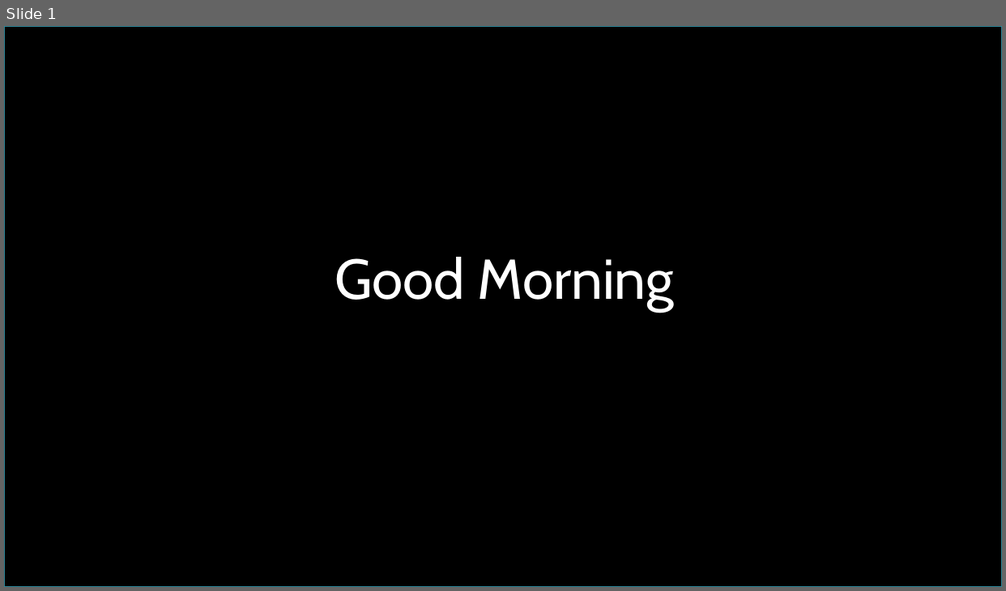
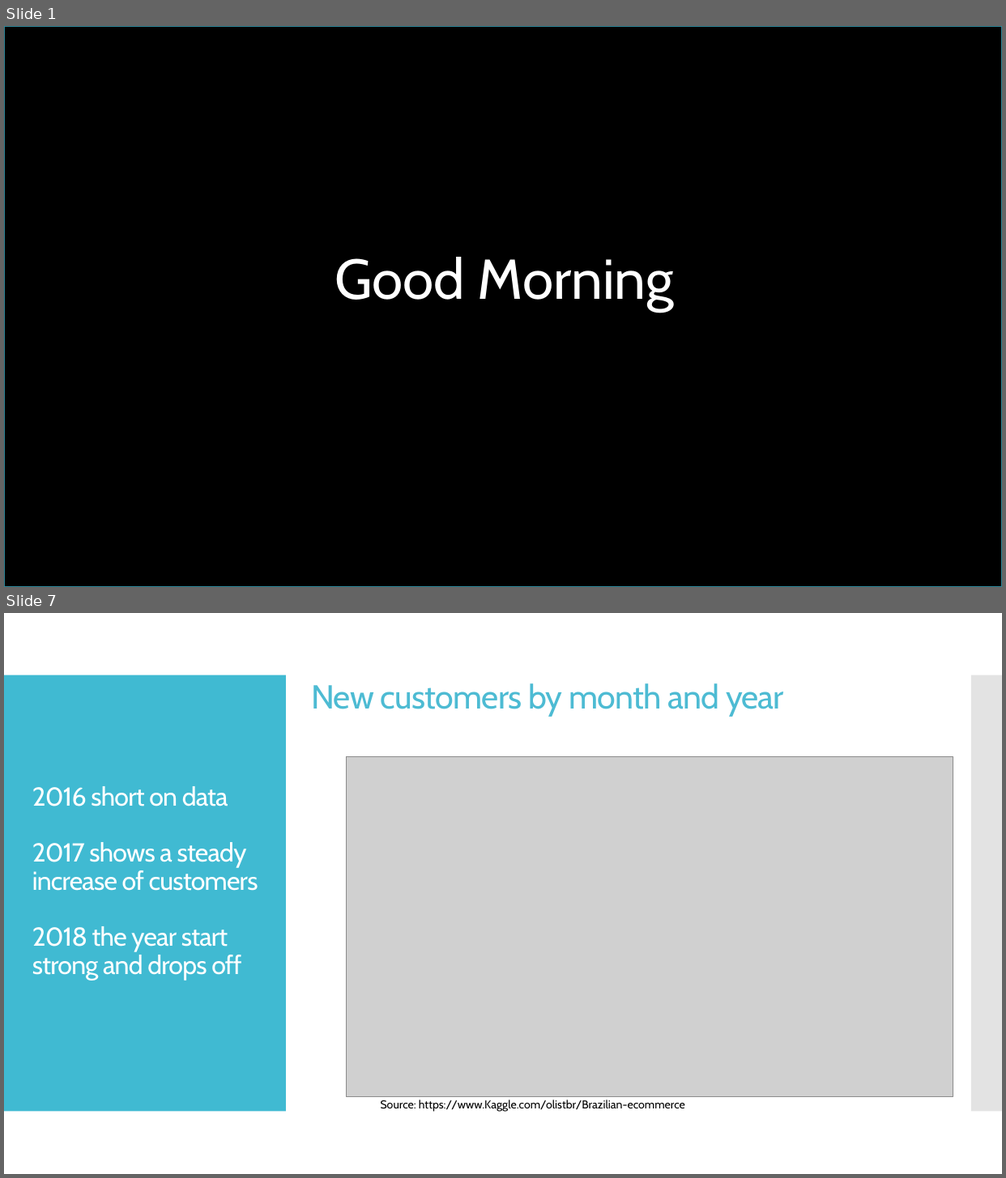
Before and after one commit to perezrm/Cap3_brazilian_ecommerce, a slide deck: Cap3_Olist_Brazilian_Ecommerce.pptx. Shown one above the other, each under a label of ours: slide 1 before the commit, slides 1 and 7 after it; the slides between them are not shown. The pictures are 1006x591 and 1006x1178 pixels, drawn with LibreOffice and Linux fonts; fonts in the diff are those of the drawing; grey boxes stand for pictures. Boxes give left, top, right and bottom in pixels: in the first picture for what was removed or moved away, otherwise in the second. Text is boxed around its words. In the diff, an @@ line names an element or a change of style, - is before the commit and + after.

```diff
--- a/Cap3_Olist_Brazilian_Ecommerce.pptx
+++ b/Cap3_Olist_Brazilian_Ecommerce.pptx
@@ slide 7 added at [4, 613, 1002, 1174], background #FFFFFF @@
@@ rectangle added at [4, 675, 286, 1112], fill #40BAD2 @@
@@ text added at [311, 683, 784, 717], 32 pt, text #4DBBD3 @@
+New customers by month and year
@@ rectangle added at [971, 675, 1002, 1112], fill #C8C8C8 at 50% opacity @@
@@ picture added at [346, 756, 953, 1097] @@
@@ title added at [32, 786, 258, 981], 25 pt, text #FFFFFF @@
+2016 short on data
+2017 shows a steady increase of customers
+2018 the year start strong and drops off
@@ text added at [381, 1100, 685, 1112], 11 pt, text #000000 @@
+Source: https://www.Kaggle.com/olistbr/Brazilian-ecommerce
```
Also in this commit, not shown: 6 slides changed, 2 other slides added, 1 slide removed, 10 other files.
